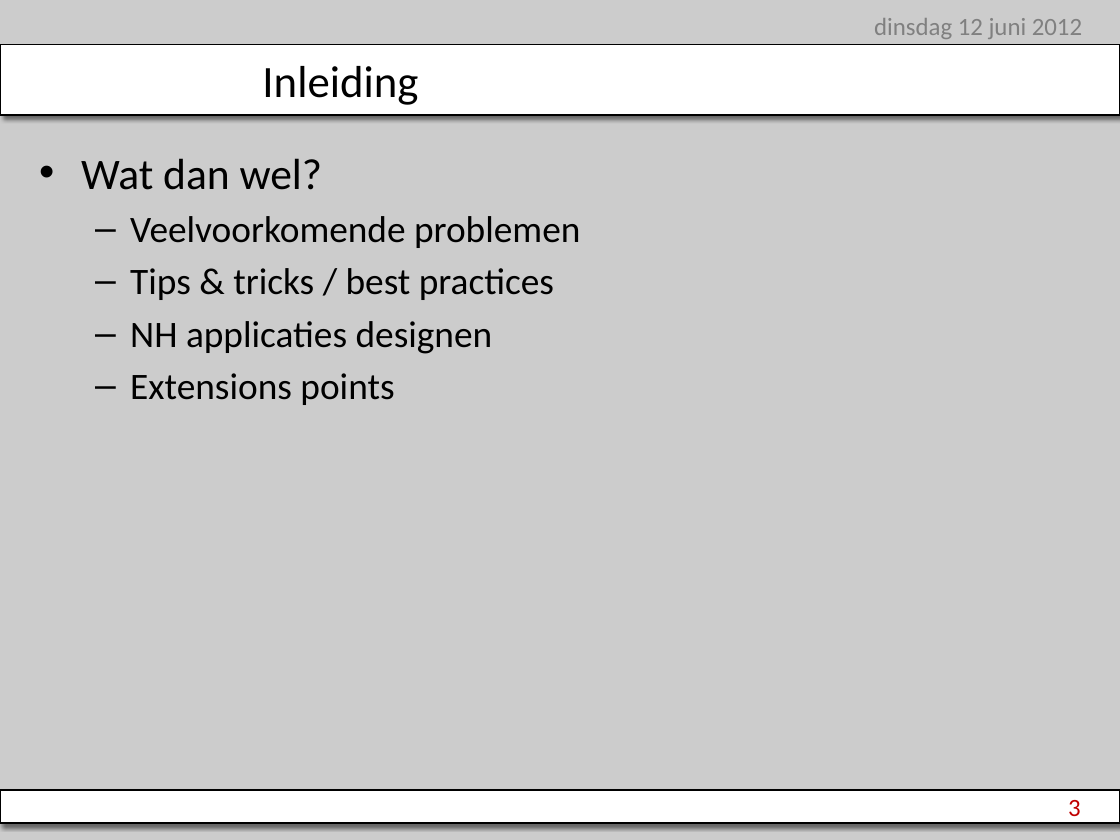
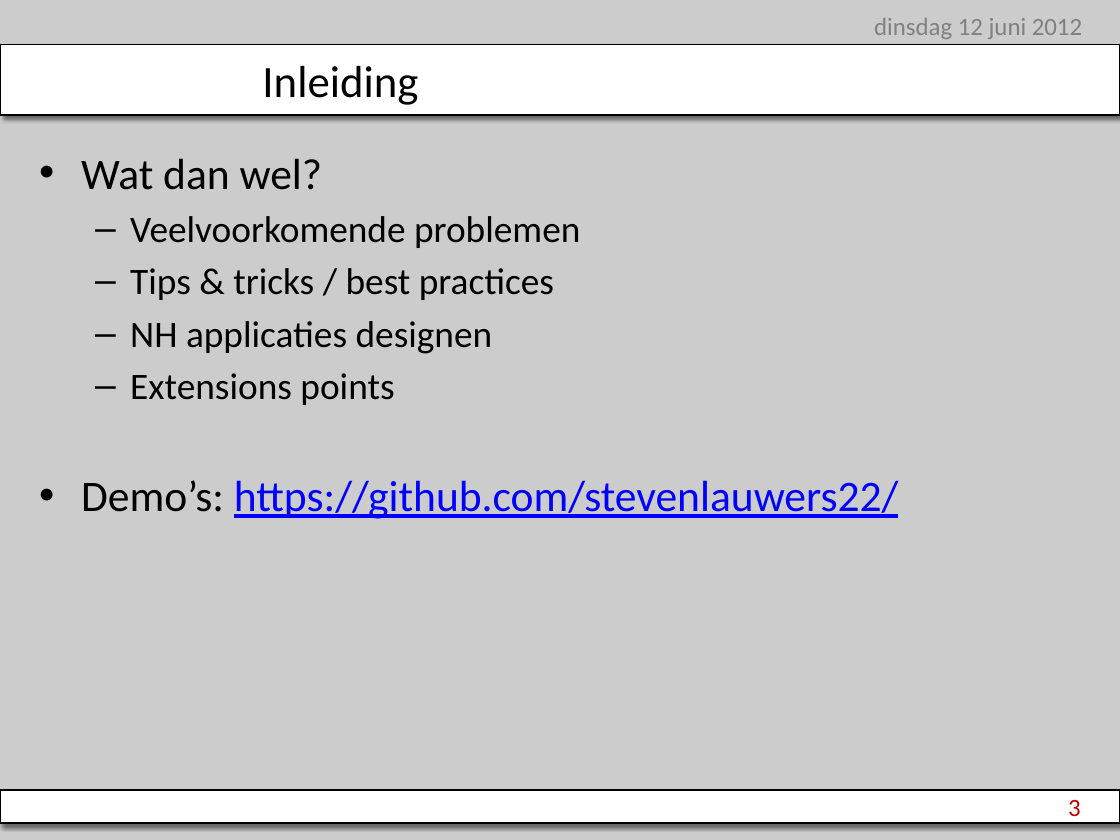
Before and after one commit to stevenlauwers22/NHibernate.QFrameBootcamp, a slide deck: slide 3 of NHibernateCourse.pptx. Drawn at 1120x840 pixels with LibreOffice and Linux fonts; fonts in the diff are those of the drawing; background and template pictures are left out. Boxes give left, top, right and bottom in pixels: in the first picture for what was removed or moved away, otherwise in the second. Text is boxed around its words. In the diff, an @@ line names an element or a change of style, - is before the commit and + after.

Commit message:
Updated presentation

```diff
--- a/NHibernateCourse.pptx
+++ b/NHibernateCourse.pptx
@@ text at [81,480,899,519]: paragraph added @@
+• Demo’s: https://github.com/stevenlauwers22/
```
